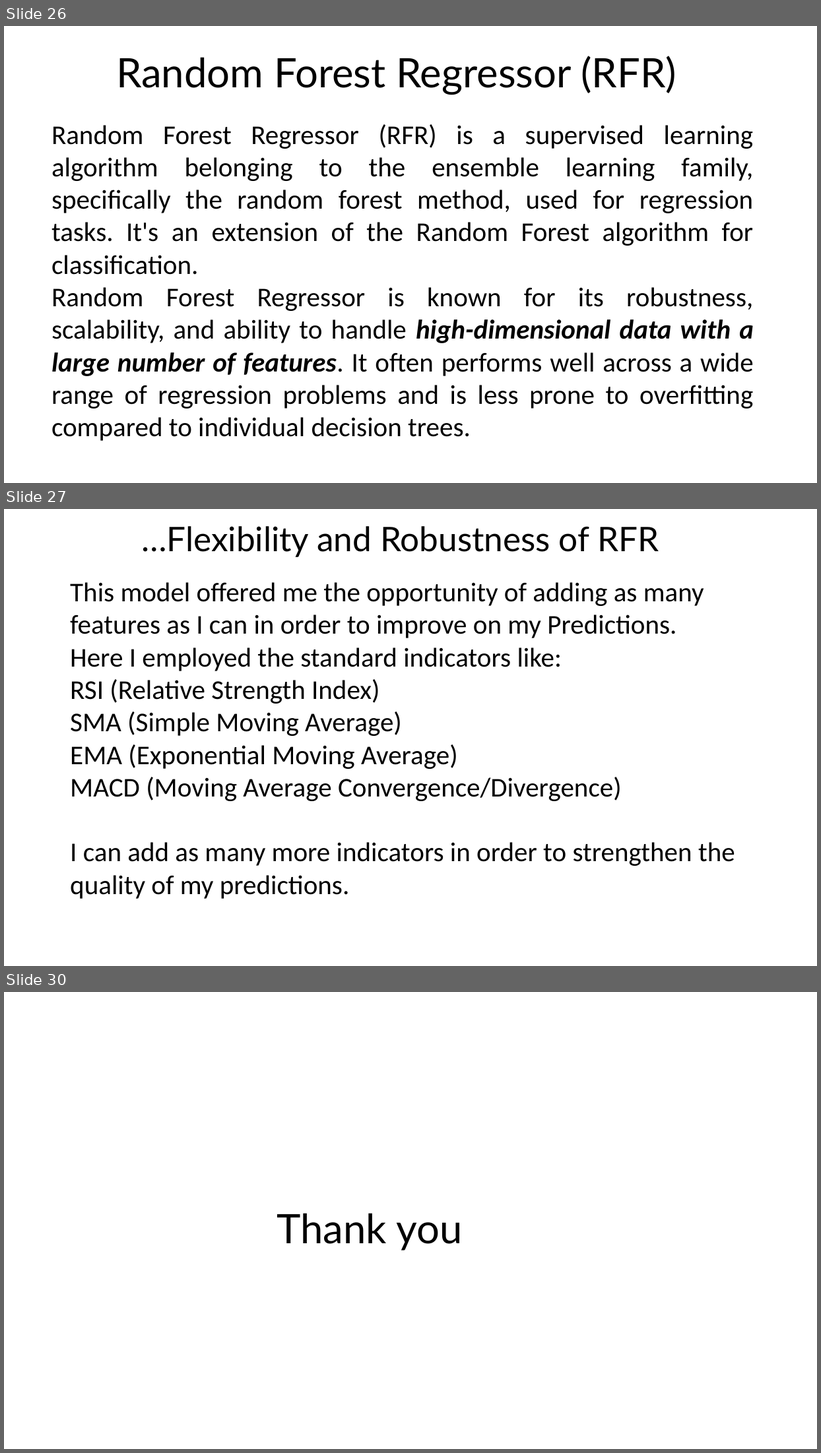
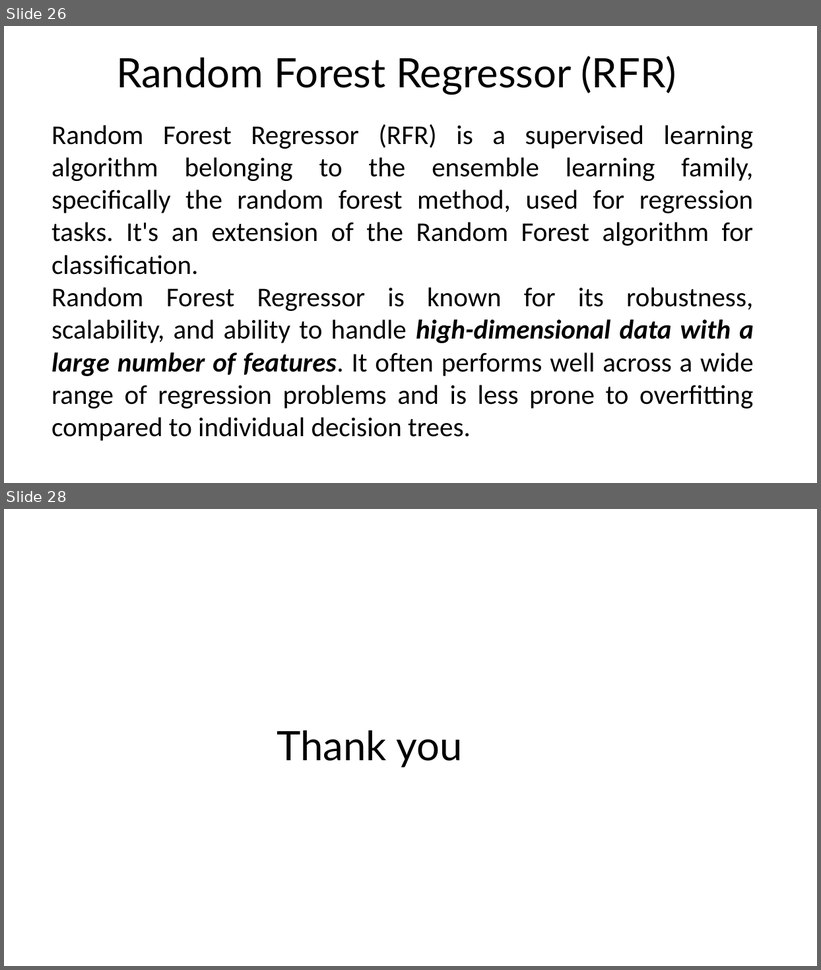
Before and after one commit to Akubue4U/PyProjects, a slide deck: MyBDAThesis/Akubue Simon - Thesis Presentation.pptx. Shown one above the other, each under a label of ours: slides 26, 27 and 30 before the commit, slides 26 and 28 after it; the slides between them are not shown. The pictures are 821x1453 and 821x970 pixels, drawn with LibreOffice and Linux fonts; fonts in the diff are those of the drawing. Boxes give left, top, right and bottom in pixels: in the first picture for what was removed or moved away, otherwise in the second. Text is boxed around its words. In the diff, an @@ line names an element or a change of style, - is before the commit and + after.

```diff
--- a/MyBDAThesis/Akubue Simon - Thesis Presentation.pptx
+++ b/MyBDAThesis/Akubue Simon - Thesis Presentation.pptx
@@ slide 27 removed at [4,509,817,966], background #FFFFFF @@
@@ text removed at [141,526,659,557] @@
-…Flexibility and Robustness of RFR
@@ text removed at [70,582,735,899] @@
-This model offered me the opportunity of adding as many features as I can in order to improve on my Predictions.
-Here I employed the standard indicators like:
-RSI (Relative Strength Index)
-SMA (Simple Moving Average)
-EMA (Exponential Moving Average)
-MACD (Moving Average Convergence/Divergence)
-I can add as many more indicators in order to strengthen the quality of my predictions.
@@ what was slide 30 is now slide 28 @@
```
Also in this commit, not shown: 5 slides changed, 1 other slide removed.
